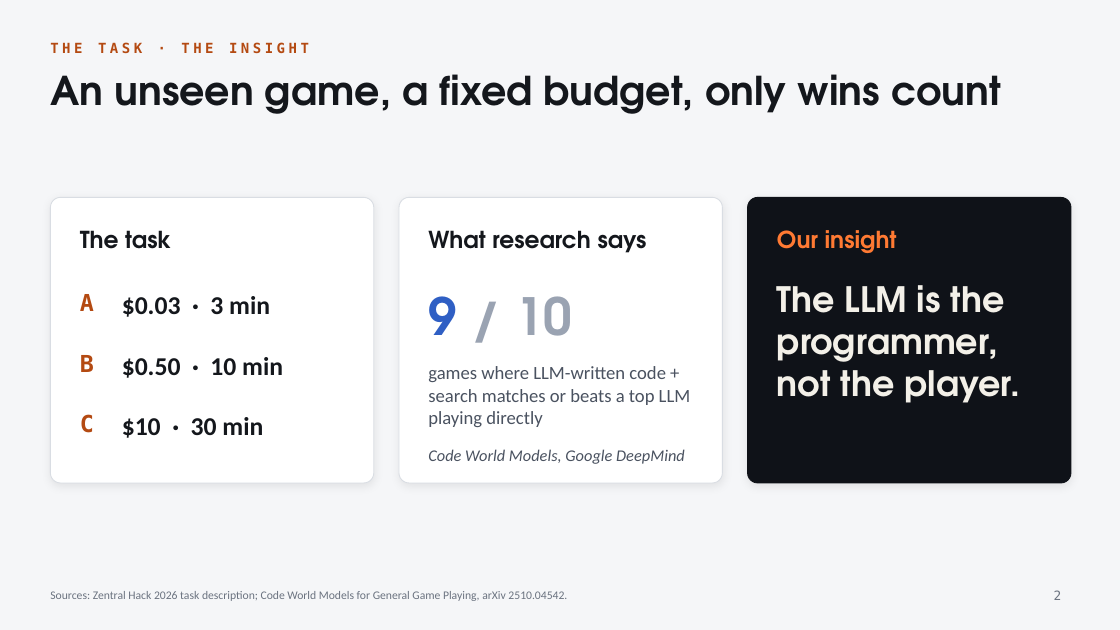
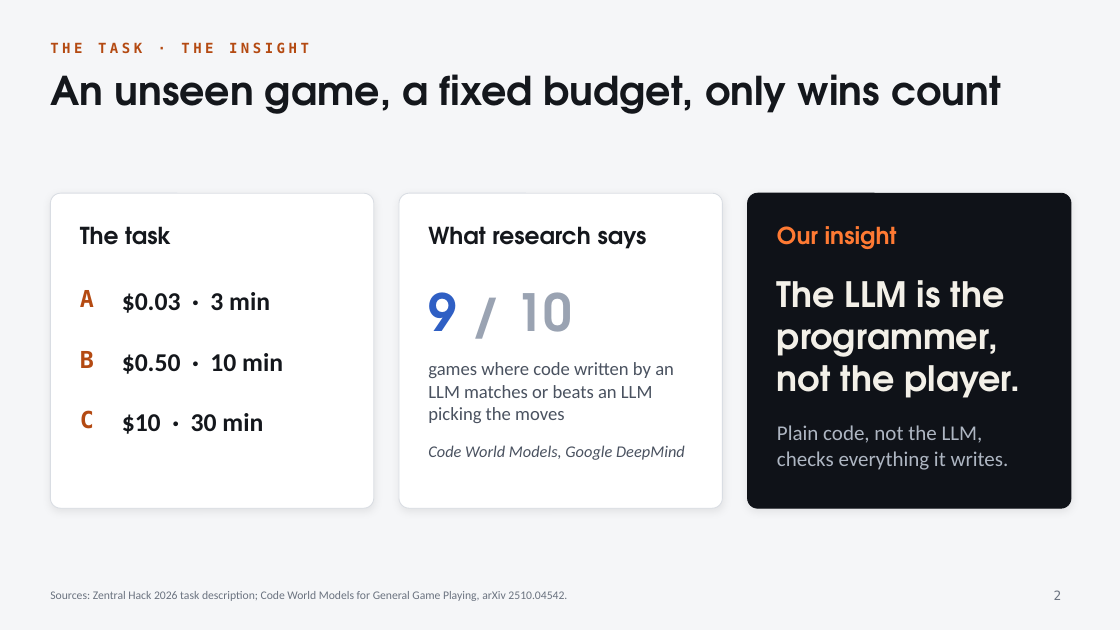
Before and after one commit to timoo-006/zentralhack-harness, a slide deck: slide 2 of docs/presentation/pitch.pptx. Drawn at 1120x630 pixels with LibreOffice and Linux fonts; fonts in the diff are those of the drawing. Boxes give left, top, right and bottom in pixels: in the first picture for what was removed or moved away, otherwise in the second. Text is boxed around its words. In the diff, an @@ line names an element or a change of style, - is before the commit and + after.

```diff
--- a/docs/presentation/pitch.pptx
+++ b/docs/presentation/pitch.pptx
@@ rounded rectangle: place and size @@
-rounded rectangle at [50, 197, 374, 483]
+rounded rectangle at [50, 193, 374, 508]
@@ rounded rectangle: place and size @@
-rounded rectangle at [399, 197, 723, 483]
+rounded rectangle at [399, 193, 723, 508]
@@ proportions changed in 3 elements at [50, 193, 374, 508], [399, 193, 723, 508], [748, 193, 1071, 508] @@
@@ rounded rectangle: place and size @@
-rounded rectangle at [748, 197, 1071, 483]
+rounded rectangle at [748, 193, 1071, 508]
@@ 11 texts: place and size @@
-11 texts at [80, 230, 897, 464]
+11 texts at [80, 226, 897, 460]
@@ text "The LLM is the programmer, ...": place and size @@
-text "The LLM is the programmer, ..." at [777, 285, 1021, 403]
+text "The LLM is the programmer, ..." at [777, 280, 1021, 398]
@@ text at [428, 362, 674, 423]: text changed @@
-games where LLM-written code + search matches or beats a top LLM playing directly
+games where code written by an LLM matches or beats an LLM picking the moves
@@ text added at [777, 425, 1009, 470], 18 pt, text #AEB6C2 @@
+Plain code, not the LLM, checks everything it writes.
```
Also in this commit, not shown: 2 other slides changed, 2 other files.
